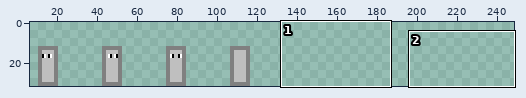
Two versions of one sprite sheet, Textures/Player/player_simple.png. Above: a wide view before the commit, with the close-up outlined.
Close-up. As it was:
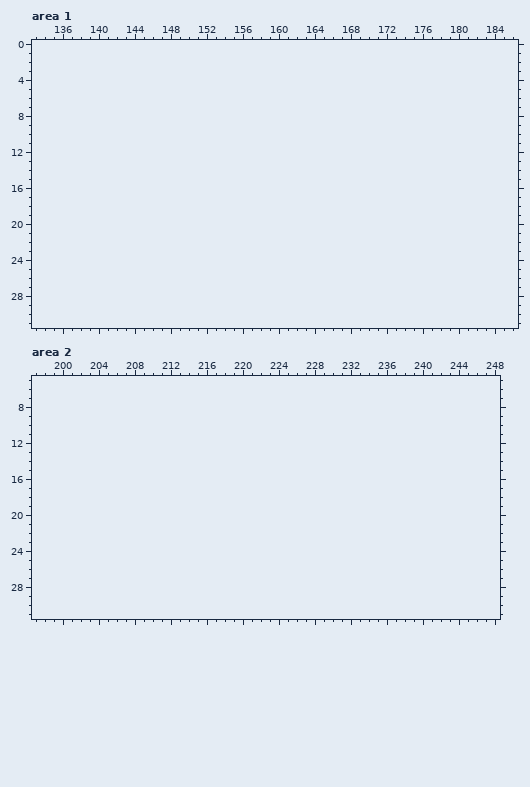
The file is 128x32 pixels. Shown: area 1: x 133..186, y 0..31; area 2: x 197..248, y 5..31. The old version is drawn lined up with the new one, on the new canvas. The wide view leaves out empty margins. The commit also changed other parts of the picture, which this record leaves out.
Palette (. is transparent): 
The same view after the edit:
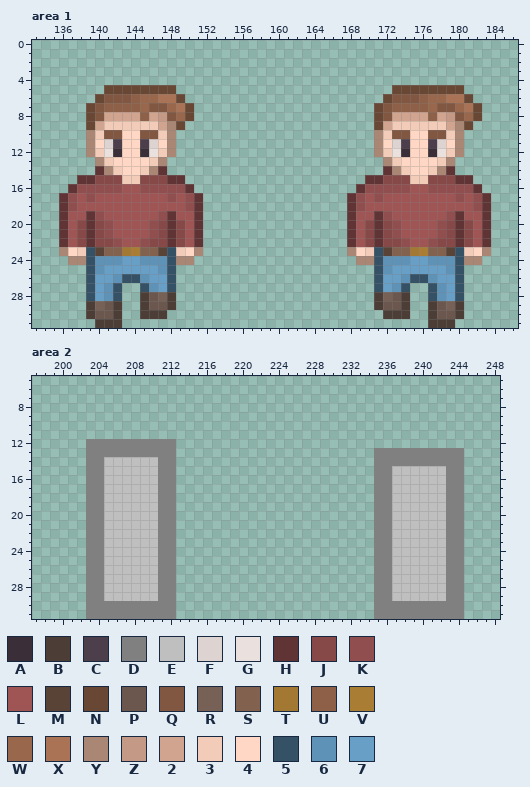
Colours new in this view: A #3a2f39  B #4c3e37  C #4c3e4b  D #808080  E #bfbfbf  F #ddd3d0  G #eae0dd  H #603434  J #874848  K #914e4e  L #a05555  M #594236  N #684734  P #6b574e  Q #825741  R #776156  S #82614e  T #a37832  U #8e6047  V #aa7d34  W #99674c  X #aa7355  Y #aa8775  Z #c49a87  2 #d1a490  3 #f2ccb9  4 #ffd7c4  5 #355166  6 #5f92b7  7 #679fc6
From old to new:
canvas 128x32 -> 256x32
Area 1:
y 5: x 141..148 ........ -> NNNNNNNN; x 173..180 ........ -> NNNNNNNN
y 6: x 140..149 .......... -> NQQQUWWXXN; x 172..181 .......... -> NQQQUWWXXN
y 7: x 139..150 ............ -> NQUUUUWQQWXN; x 171..182 ............ -> NQUUUUWQQWXN
y 8: x 139..150 ............ -> NQ2222U2ZQWN; x 171..182 ............ -> NQ2222U2ZQWN
y 9: x 139..149 ........... -> N23333332YN; x 171..181 ........... -> N23333332YN
y 10: x 139..148 .......... -> Y3QQ44QQ3Y; x 171..180 .......... -> Y3QQ44QQ3Y
y 11: x 139..148 .......... -> Y4FC44CF4Y; x 171..180 .......... -> Y4FC44CF4Y
y 12: x 139..148 .......... -> Y3GA44AG3Y; x 171..180 .......... -> Y3GA44AG3Y
y 13: x 140..147 ........ -> Y344443Y; x 172..179 ........ -> Y344443Y
y 14: x 140..147 ........ -> HY3443YH; x 172..179 ........ -> HY3443YH
y 15: x 138..149 ............ -> HHJJJ33JJJHH; x 170..181 ............ -> HHJJJ33JJJHH
y 16: x 137..150 .............. -> HKKKKKLLKKKKKH; x 169..182 .............. -> HKKKKKLLKKKKKH
y 17: x 136..151 ................ -> HKLKLLLLLLLLKLKH; x 168..183 ................ -> HKLKLLLLLLLLKLKH
y 18: x 136..151 ................ -> HKLLLLLLLLLLLLKH; x 168..183 ................ -> HKLLLLLLLLLLLLKH
y 19: x 136..151 ................ -> HLLHKLLLLLLKHLLH; x 168..183 ................ -> HLLHKLLLLLLKHLLH
y 20..21: x 136..151 ................ -> HLJHJKLLLLKJHJLH; x 168..183 ................ -> HLJHJKLLLLKJHJLH
y 22: x 136..151 ................ -> HLJHJJKLLKJJHJLH; x 168..183 ................ -> HLJHJJKLLKJJHJLH
y 23: x 136..151 ................ -> Y435MSSTVSSM534Y; x 168..183 ................ -> Y435MSSTVSSM534Y
y 24: x 137..150 .............. -> YY5666776665YY; x 169..182 .............. -> YY5666776665YY
y 25: x 139..148 .......... -> 5677777765; x 171..180 .......... -> 5677777765
y 26: x 139..148 .......... -> 5776556775; x 171..180 .......... -> 5776556775
y 27: x 139..142 .... -> 5765; x 145..148 .... -> 5675; x 171..174 .... -> 5765; x 177..180 .... -> 5675
y 28: x 139..142 .... -> 5765; x 145..148 .... -> BPRB; x 171..174 .... -> BRPB; x 177..180 .... -> 5675
y 29: x 139..142 .... -> BRPB; x 145..148 .... -> BPPB; x 171..174 .... -> BPPB; x 177..180 .... -> BPRB
y 30: x 139..142 .... -> BPPB; x 145..147 ... -> BBB; x 172..174 ... -> BBB; x 177..180 .... -> BPPB
y 31: x 140..142 ... -> BBB; x 177..179 ... -> BBB
Area 2:
y 12: x 203..212 .......... -> DDDDDDDDDD
y 13: x 203..212 .......... -> DDDDDDDDDD; x 235..244 .......... -> DDDDDDDDDD
y 14: x 203..212 .......... -> DDEEEEEEDD; x 235..244 .......... -> DDDDDDDDDD
y 15..29: x 203..212 .......... -> DDEEEEEEDD; x 235..244 .......... -> DDEEEEEEDD
y 30..31: x 203..212 .......... -> DDDDDDDDDD; x 235..244 .......... -> DDDDDDDDDD
Changed places in both close-ups, as pixel boxes (x1, y1, x2, y2):
added: (59, 85, 203, 328)
added: (347, 85, 491, 328)
added: (86, 439, 176, 619)
added: (374, 448, 464, 619)
